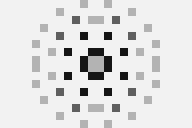
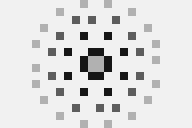
Comparing the layer stacks of the two 192×128 images. Changes:
removed layer "Pasted Layer" over [136, 48, 160, 80]
removed layer "light" over [32, 16, 104, 112]
painted on "Background2" over [32, 16, 160, 112]
